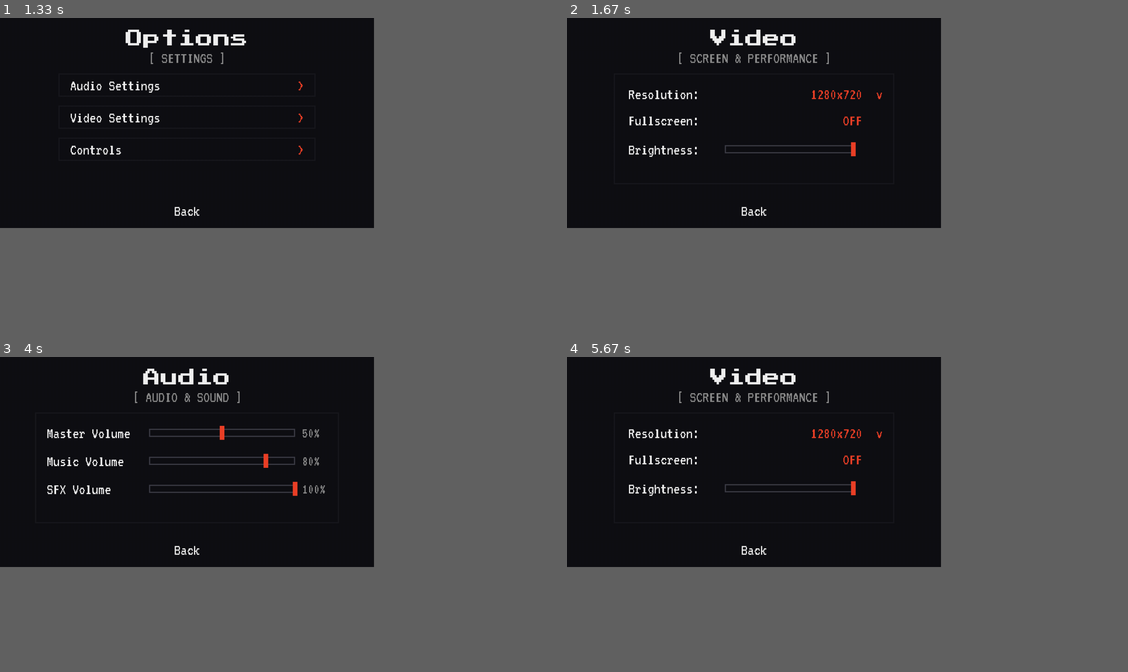
Above: before the commit, frames 1-4 (two rows, left to right).
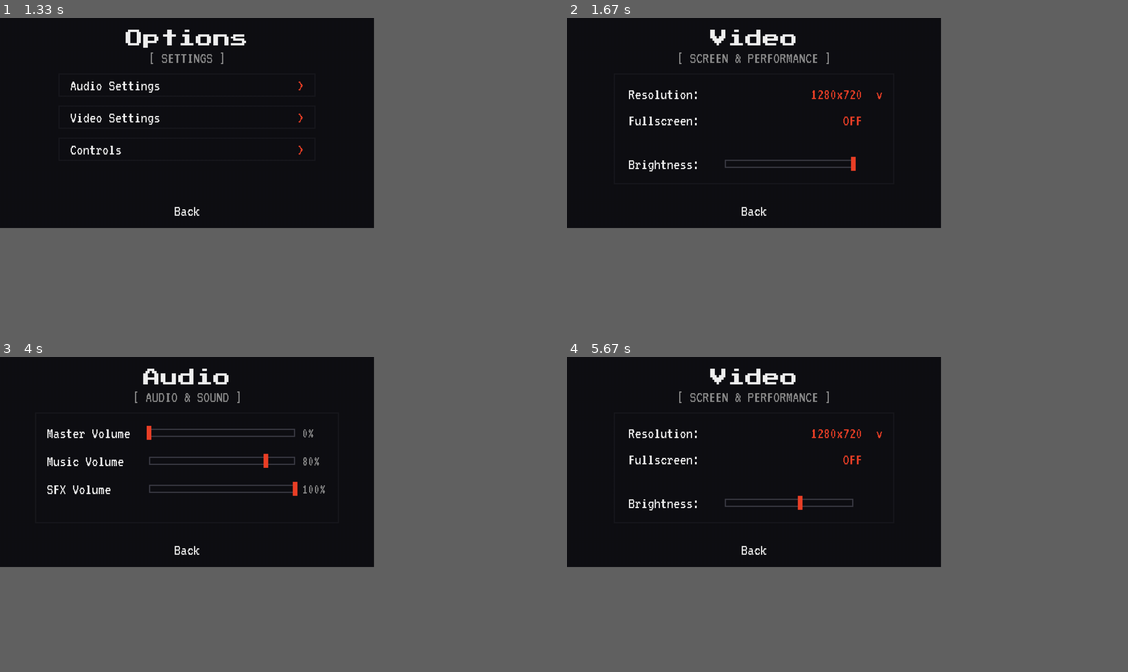
Above: after the commit, the same moments.

Repository: KDO1T/Return-To-Sender
Game: pygame game, started from main_menu.py
The game is run twice, just before and just after one commit, with the same random seed, the same clock (stepped at 60 frames per second) and the same inputs.
Inputs (mouse positions are in pixels of both pictures, inside the frame that each line leads up to):
- Up to frame 1 (1.33 s): press the mouse at (185, 153) at 0.37 s; move the mouse to (157, 106) at 0.47 s; release the mouse at (129, 58) at 0.6 s; press the mouse at (185, 150) at 0.7 s; move the mouse to (151, 99) at 0.8 s; release the mouse at (112, 46) at 0.93 s; press the mouse at (185, 210) at 1.03 s; move the mouse to (258, 207) at 1.13 s; release the mouse at (330, 200) at 1.27 s
- Up to frame 2 (1.67 s): click (830, 106) at 1.38 s
- Up to frame 3 (4 s): press the mouse at (185, 549) at 1.7 s; move the mouse to (117, 501) at 1.8 s; release the mouse at (50, 454) at 1.93 s; press the mouse at (185, 549) at 2.03 s; move the mouse to (173, 495) at 2.13 s; release the mouse at (162, 442) at 2.27 s; press the mouse at (67, 492) at 2.37 s; move the mouse to (117, 438) at 2.47 s; release the mouse at (168, 382) at 2.6 s; press the mouse at (185, 489) at 2.7 s; move the mouse to (235, 445) at 2.8 s; release the mouse at (280, 404) at 2.93 s; press the mouse at (185, 549) at 3.03 s; move the mouse to (201, 498) at 3.13 s; release the mouse at (218, 448) at 3.27 s; click (246, 423) at 3.38 s; press the mouse at (224, 432) at 3.7 s; move the mouse to (145, 416) at 3.8 s; release the mouse at (72, 404) at 3.93 s
- Up to frame 4 (5.67 s): press the mouse at (791, 489) at 4.03 s; move the mouse to (707, 460) at 4.13 s; release the mouse at (628, 432) at 4.27 s; press the mouse at (791, 489) at 4.37 s; move the mouse to (802, 445) at 4.47 s; release the mouse at (819, 401) at 4.6 s; press the mouse at (752, 549) at 4.7 s; move the mouse to (825, 536) at 4.8 s; release the mouse at (892, 520) at 4.93 s; press the mouse at (752, 454) at 5.03 s; move the mouse to (712, 473) at 5.13 s; release the mouse at (679, 492) at 5.27 s; press the mouse at (791, 501) at 5.37 s; move the mouse to (797, 457) at 5.47 s; release the mouse at (802, 413) at 5.6 s

Frame 1 is identical in both runs. In frame 2, 0.7% of the frame differs, in the area x 11-52%, y 39-49%; in frame 3, 0.1%; in frame 4, 0.7%.

Commit message:
feat: added drag and hold support to all sliders

Diff:
--- a/main_menu.py
+++ b/main_menu.py
@@ -3,9 +3,6 @@
 import pygame
 
 pygame.init()
-
-# USE PYGAME WIDGETS FOR THE BRIGHTNESS SLIDER AND AUDIOS. AND A DROPDOWN MENU IN THE DISPLAY RESOLUTIONS IN THE VIDEOS SECTION
-# FOR NOW JUST USE RECTANGLES TO HAVE THEIR SPOTS AND FOR VISUAL PURPOSES
 
 
 # resolution
@@ -121,6 +118,10 @@
 music_volume = 80
 sfx_volume = 100
 
+# Drag state for sliders
+drag = False
+dragging_slider = None
+
 
 def save_rename():
 
@@ -513,12 +514,12 @@
             (240, 240, 240)
         )
         bright_label_rect = bright_label.get_rect(
-            midleft=(panel_rect.left + 25, 225)
+            midleft=(panel_rect.left + 25, 250)
         )
         canvas.blit(bright_label, bright_label_rect)
 
         slider_x = 270
-        slider_y = 218
+        slider_y = 243
         slider_width = 220
 
         pygame.draw.rect(
@@ -880,7 +881,6 @@
 
                 mouse_pos = (mouse_x, mouse_y)
 
-
                 if current_state == "MAIN":
 
                     for index, option in enumerate(main_menu):
@@ -1099,7 +1099,7 @@
 
                             dropdown_rect = pygame.Rect(
                                 270,
-                                148 + (index * 30),
+                                145 + (index * 30),
                                 245,
                                 30
                             )
@@ -1144,12 +1144,14 @@
                     # Brightness slider
                     brightness_slider_rect = pygame.Rect(
                         270,
-                        210,
+                        241,
                         220,
-                        30
+                        18
                     )
 
                     if brightness_slider_rect.collidepoint(mouse_pos):
+                        drag = True
+                        dragging_slider = "brightness"
                         brightness = int(
                             (mouse_x - 270) / 220 * 100
                         )
@@ -1181,7 +1183,6 @@
                     if back_rect.collidepoint(mouse_pos):
                         current_state = "OPTIONS"
 
-
                     # Audio slider hitboxes
                     audio_sliders = [
                         ("master", 130),
@@ -1193,12 +1194,14 @@
 
                         slider_rect = pygame.Rect(
                             255,
-                            slider_y - 15,
+                            slider_y - 9,
                             250,
-                            30
+                            18
                         )
 
                         if slider_rect.collidepoint(mouse_pos):
+                            drag = True
+                            dragging_slider = slider_name
 
                             value = int(
                                 (mouse_x - 255) / 250 * 100
@@ -1212,6 +1215,43 @@
                             elif slider_name == "sfx":
                                 sfx_volume = value
 
+                            break
+
+    # Continuous slider dragging
+    if drag:
+
+        if pygame.mouse.get_pressed()[0]:
+
+            mouse_x = pygame.mouse.get_pos()[0] * base_res_x / screen_state_w
+
+            if dragging_slider == "brightness" and current_state == "VIDEO":
+                brightness = int(
+                    (mouse_x - 270) / 220 * 100
+                )
+                brightness = max(0, min(100, brightness))
+
+            elif dragging_slider == "master" and current_state == "AUDIO":
+                master_volume = int(
+                    (mouse_x - 255) / 250 * 100
+                )
+                master_volume = max(0, min(100, master_volume))
+
+            elif dragging_slider == "music" and current_state == "AUDIO":
+                music_volume = int(
+                    (mouse_x - 255) / 250 * 100
+                )
+                music_volume = max(0, min(100, music_volume))
+
+            elif dragging_slider == "sfx" and current_state == "AUDIO":
+                sfx_volume = int(
+                    (mouse_x - 255) / 250 * 100
+                )
+                sfx_volume = max(0, min(100, sfx_volume))
+
+        else:
+            drag = False
+            dragging_slider = None
+
     # scale the canvas to the current window size
     scaled_resolution = pygame.transform.scale(
         canvas,
